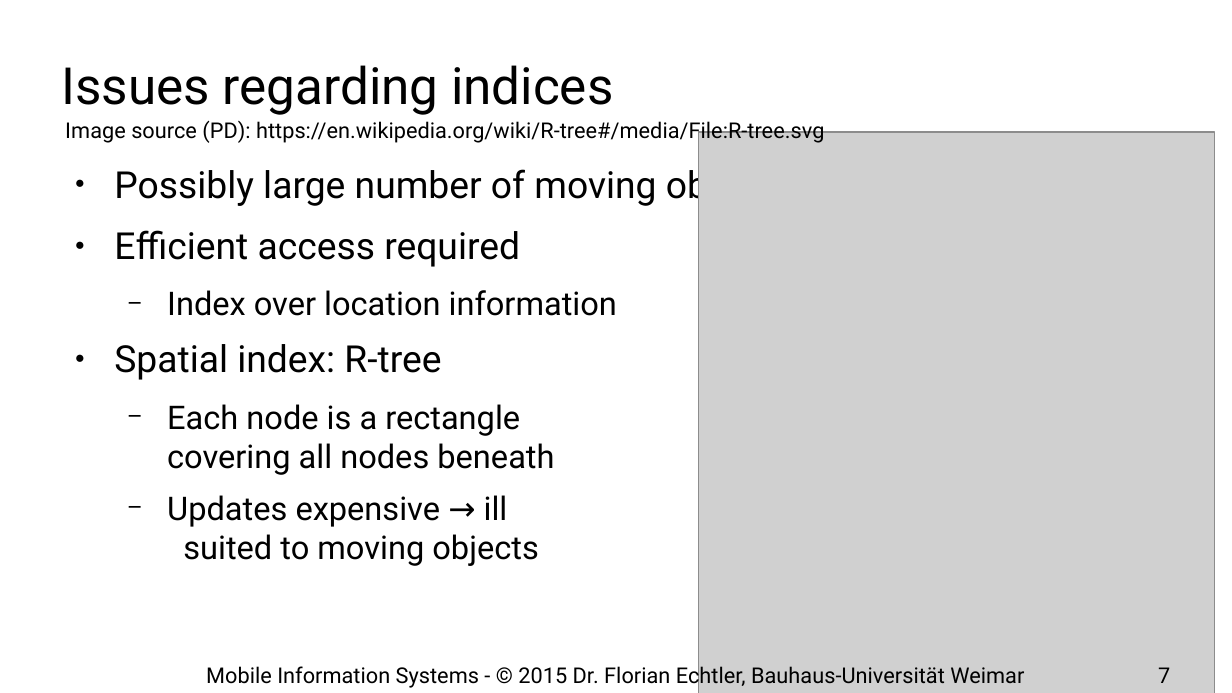
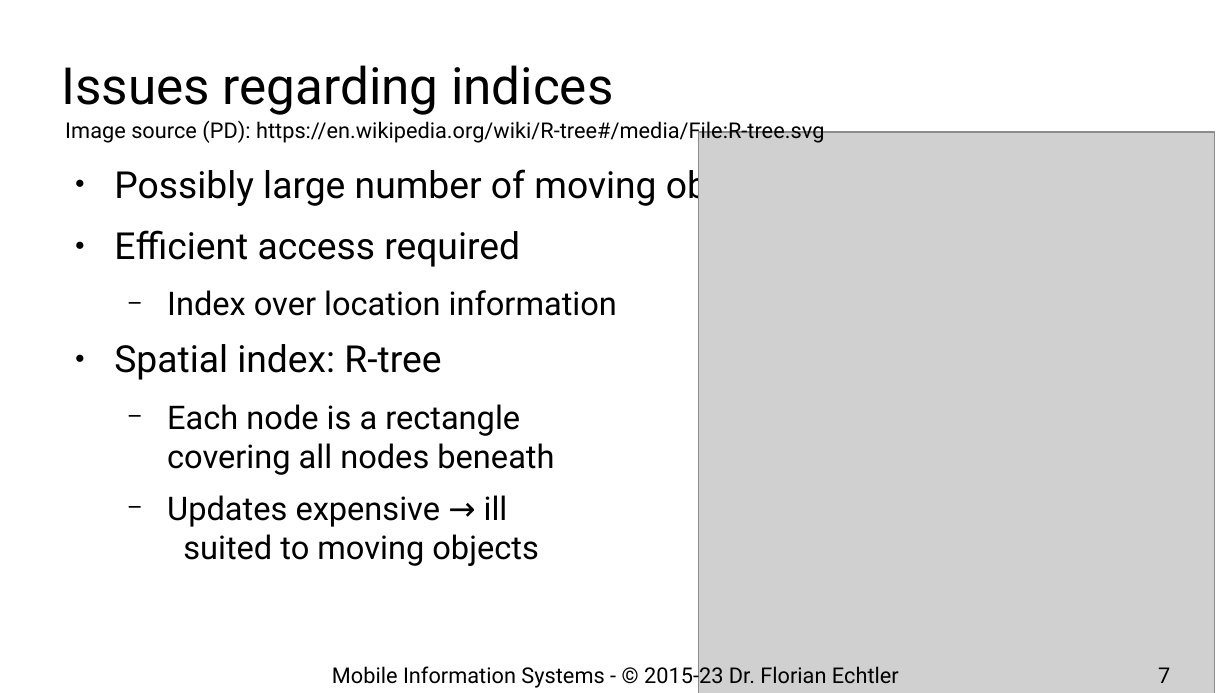
Before and after one commit to floe/mobile-information-systems, a slide deck: slide 7 of 12-mobile-algorithms.odp. Drawn at 1232x693 pixels with LibreOffice and Linux fonts; fonts in the diff are those of the drawing; grey boxes stand for pictures; background and template pictures are left out. Boxes give left, top, right and bottom in pixels: in the first picture for what was removed or moved away, otherwise in the second. Text is boxed around its words. In the diff, an @@ line names an element or a change of style, - is before the commit and + after.

```diff
--- a/12-mobile-algorithms.odp
+++ b/12-mobile-algorithms.odp
@@ text at bbox=[332, 663, 899, 690]: text changed @@
-Mobile Information Systems - © 2015 Dr. Florian Echtler, Bauhaus-Universität Weimar
+Mobile Information Systems - © 2015-23 Dr. Florian Echtler
```
Also in this commit, not shown: 28 other slides changed, 2 slides added, 1 other file.
